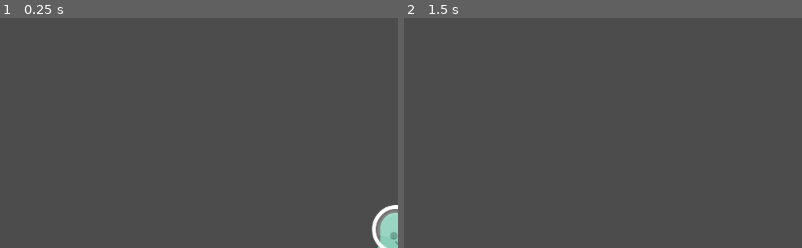
Above: before the commit, frames 1-2 (left to right).
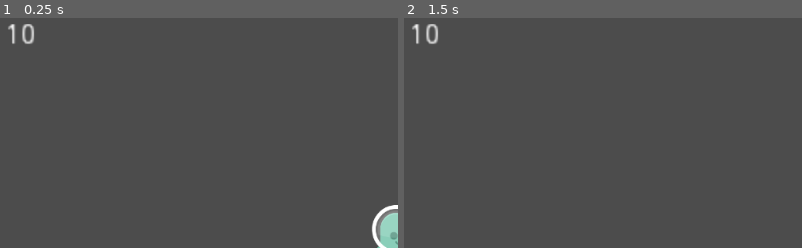
Above: after the commit, the same moments.

Repository: zthurman/godot_projects
Game: Godot game, scene res://scenes/main.tscn
Same seed, same stepped clock (60 frames per second), same inputs: the game is played once before the commit and once after it.
Inputs:
- Up to frame 1 (0.25 s): no input
- Up to frame 2 (1.5 s): tap Enter at 0.5 s; hold Right (ui_right) 0.53-1.28 s; hold Down (ui_down) from 1.28 s (still down)
The pictures show only the part of the screen within x 0-50%, y 0-50%; the shares and areas given below are measured in that part.

The runs differ from the first frame. In frame 1, 0.3% of the frame differs, in the area x 2-9%, y 2-12%; in frame 2, 0.3%.

Commit message:
Got lesson 7 for kidscancode working

Diff:
--- a/Test02/scenes/main.tscn
+++ b/Test02/scenes/main.tscn
@@ -9,3 +9,21 @@
 [node name="player" parent="." instance=ExtResource( 2 )]
 
 [node name="gem_container" type="Node" parent="."]
+
+[node name="HUD" type="Control" parent="."]
+anchor_right = 1.0
+anchor_bottom = 1.0
+__meta__ = {
+"_edit_lock_": true,
+"_edit_use_anchors_": false
+}
+
+[node name="score_label" type="Label" parent="HUD"]
+margin_left = 10.3872
+margin_top = 15.2257
+margin_right = 89.3872
+margin_bottom = 55.2257
+rect_scale = Vector2( 2.6, 2.6 )
+__meta__ = {
+"_edit_use_anchors_": false
+}
--- a/Test02/scripts/gem.gd
+++ b/Test02/scripts/gem.gd
@@ -1,18 +1,11 @@
 extends Area2D
 
-# Declare member variables here. Examples:
-# var a = 2
-# var b = "text"
+signal gem_grabbed
 
-# Called when the node enters the scene tree for the first time.
 func _ready():
-	pass # Replace with function body.
-
-# Called every frame. 'delta' is the elapsed time since the previous frame.
-#func _process(delta):
-#	pass
-
+	pass
 
 func _on_gem_area_entered(area):
 	if area.get_name() == 'player':
+		emit_signal("gem_grabbed")
 		queue_free()
--- a/Test02/scripts/main.gd
+++ b/Test02/scripts/main.gd
@@ -2,6 +2,7 @@
 
 onready var gem = preload("res://scenes/gem.tscn")
 onready var gem_container = get_node("gem_container")
+onready var score_label = get_node("HUD/score_label")
 
 var screensize
 var score = 0
@@ -17,7 +18,13 @@
 	for i in num:
 		var g = gem.instance()
 		gem_container.add_child(g)
+		g.connect("gem_grabbed", self, "_on_gem_grabbed")
 		g.set_position(Vector2(rand_range(40, screensize.x-40), rand_range(40, screensize.y-40)))
+
+func _on_gem_grabbed():
+	score += 10
+	score_label.text = str(score)
+	print(score)
 
 func _process(delta):
 	if gem_container.get_child_count() == 0:
